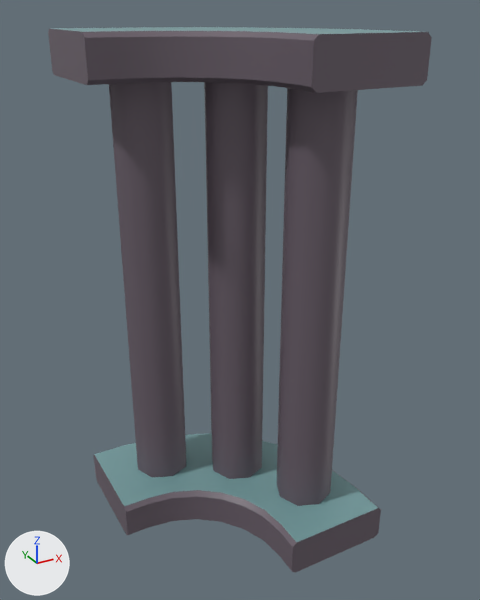
One commit to the glTF model www/models/layouts/GB_124_125_127_railing_corner.glb: the scene before it, then after it.
The view is the same before and after, from a camera (50 mm lens) standing at (-0.709, -1.234, 1.077) and looking at (-0.106, -0.139, 0.53). Every picture has the same lights, and +X, +Y and +Z are marked at lower left.

Script lines for the objects in view, before the commit:
```python
mat_railing = principled_material('Railing')
mat_railing.base_color = (0.177, 0.331, 0.343)  # cyan #759c9e
me_cylinder_003 = bpy.data.meshes.new('Cylinder.003')
me_cylinder_003.from_pydata(...)  # 192 vertices, 328 faces; spans x -0.376..0.114, y -0.376..0.116, z 0.001..1.042
# faces by material slot: [32, 296]
me_cylinder_003.materials.append(mat_railing)  # cyan #759c9e
me_cylinder_003.materials.append(mat_railingdarker)  # dark grey #695e68
ob_railing_corner = bpy.data.objects.new('Railing_corner', me_cylinder_003)
ob_railing_corner.location = (0.0, 0.0, 0.0)
```
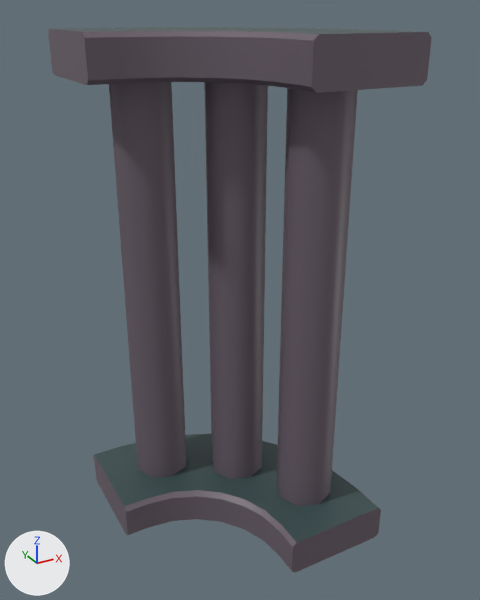
Edits to the bpy script that builds the scene:
```text
Change mat_railing:
    mat_railing.base_color: (0.177, 0.331, 0.343) -> (0.0428, 0.0759, 0.0784)  # cyan #759c9e -> dark cyan #3a4e4f
```

Boxes [x1, y1, x2, y2] around the edits, measured in the pictures (480 x 600 px):
'Railing_corner', recoloured
    both: [51, 27, 421, 545]
